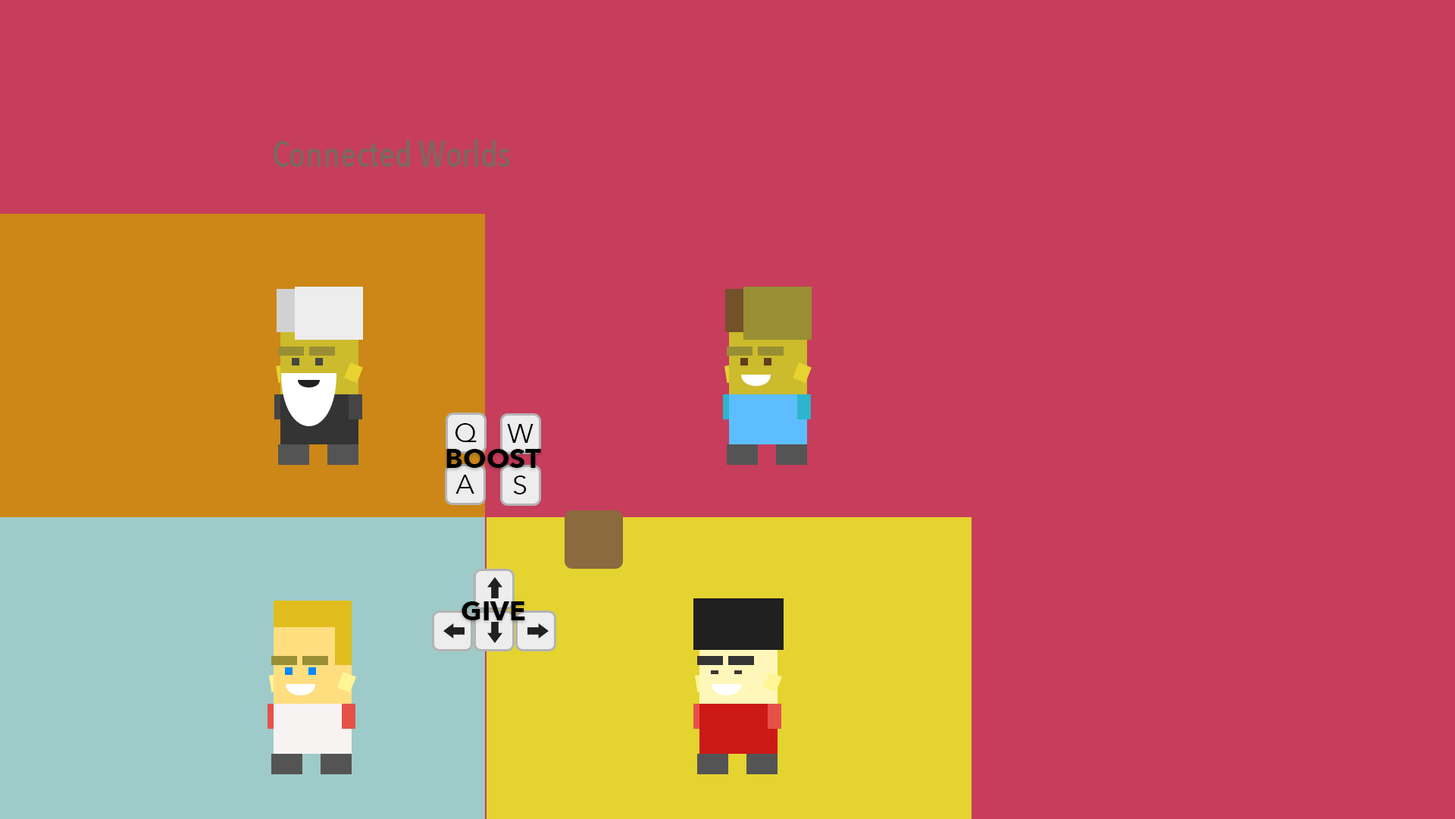
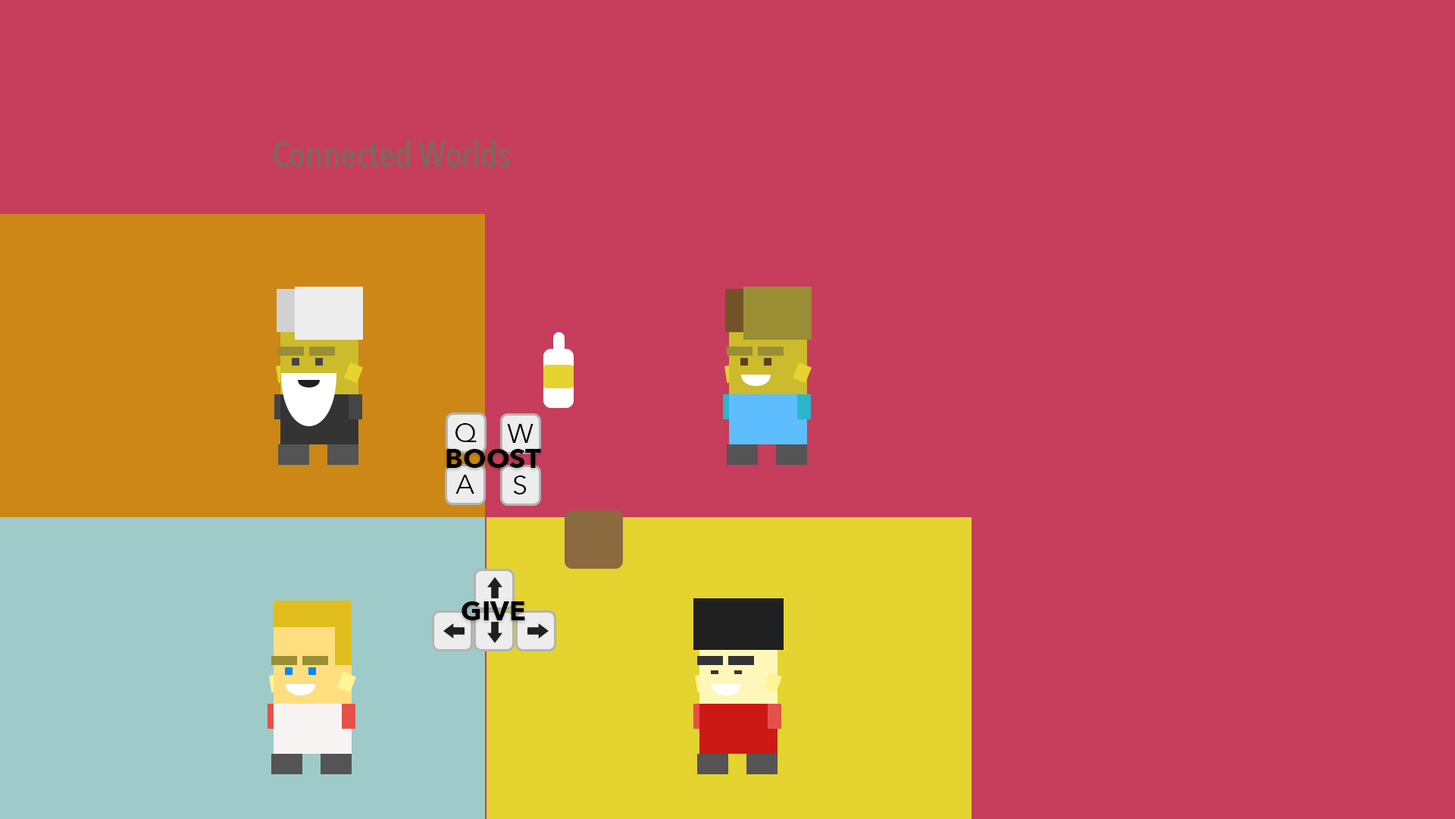
Layered file, before and after one edit (1455x819). Changes by layer:
added group "Items" with 4 layers above "box.png" over [543,331,574,408]
added group "vodka.png" with 3 layers in group "Items" over [543,331,574,408]
added layer "Pyöreäkulmainen suorakulmio 2" in group "vodka.png" over [553,331,565,356]
added layer "Pyöreäkulmainen suorakulmio 3" in group "vodka.png" over [543,364,574,389]
added layer "Vodka" in group "vodka.png" over [543,348,574,408]
